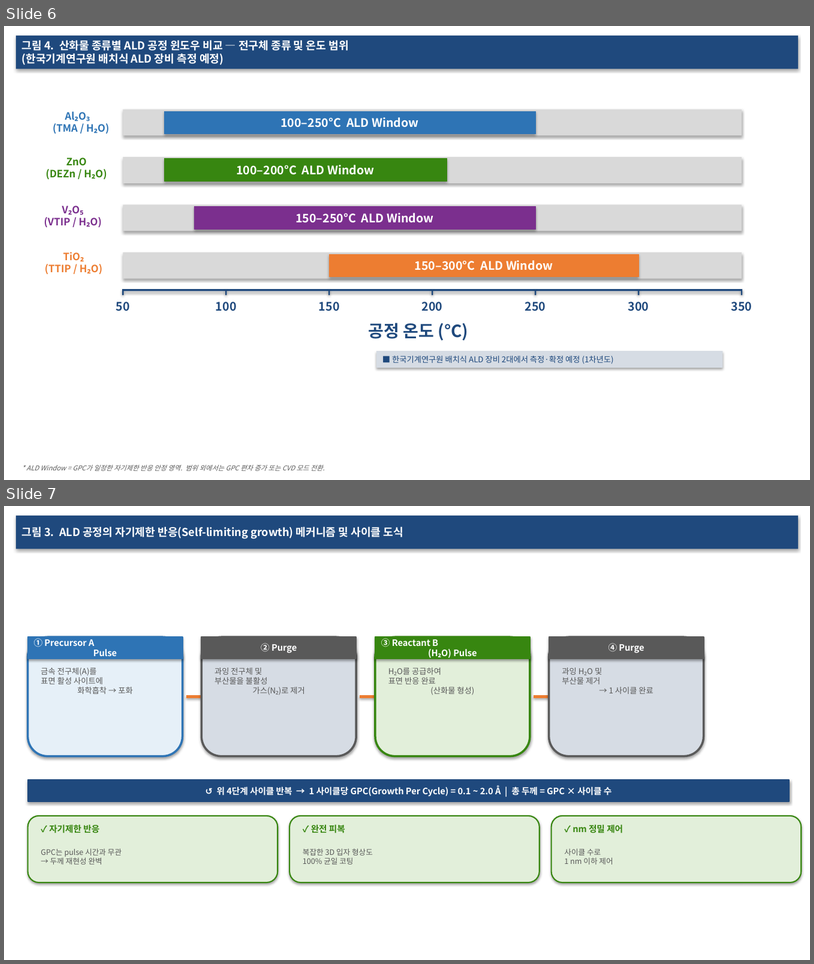
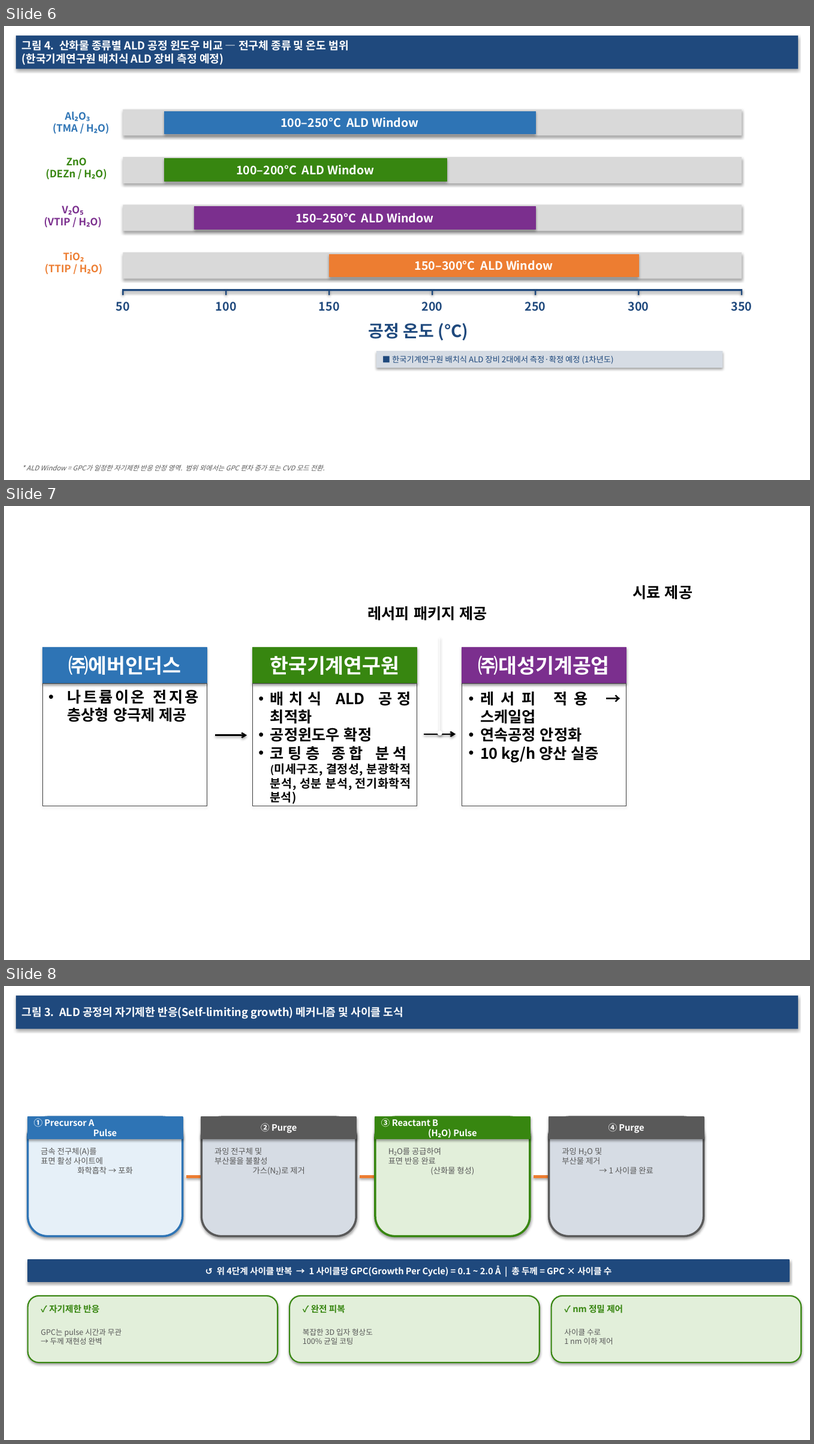
Before and after one commit to Logos365/SMLEE, a slide deck: 030_Project/032_Proposed Project/08_2026년 첨단소재 사업화 기술 개발(성과확장형)/연구개발계획서_기계연_KIMM_그림_v1.pptx.pptx. Shown one above the other, each under a label of ours: slides 6 and 7 before the commit, slides 6, 7 and 8 after it. The pictures are 814x964 and 814x1444 pixels, drawn with LibreOffice and Linux fonts; fonts in the diff are those of the drawing. Boxes give left, top, right and bottom in pixels: in the first picture for what was removed or moved away, otherwise in the second. Text is boxed around its words. In the diff, an @@ line names an element or a change of style, - is before the commit and + after.

Commit message:
vault backup: 2026-05-09 14:02:25

```diff
--- a/030_Project/032_Proposed Project/08_2026년 첨단소재 사업화 기술 개발(성과확장형)/연구개발계획서_기계연_KIMM_그림_v1.pptx.pptx
+++ b/030_Project/032_Proposed Project/08_2026년 첨단소재 사업화 기술 개발(성과확장형)/연구개발계획서_기계연_KIMM_그림_v1.pptx.pptx
@@ slide 7 added at (4, 506, 810, 960), background #FFFFFF @@
@@ text added at (633, 585, 693, 600), 18 pt, text #000000, bold @@
+시료 제공
@@ text added at (368, 606, 488, 621), 18 pt, text #000000, bold @@
+레서피 패키지 제공
@@ arrow added from (440, 638) to (440, 733), #FFFFFF 0.75 pt @@
@@ group added at (42, 647, 626, 805): 6 rectangles @@
+㈜에버인더스
+㈜대성기계공업
+한국기계연구원
@@ text added at (68, 690, 199, 722), 18 pt, text #000000, bold @@
+• 나트륨이온 전지용
+  층상형 양극제 제공
@@ text added at (270, 691, 411, 804), 14 pt, text #000000, bold @@
+• 배치식 ALD 공정 최적화
+• 공정윈도우 확정
+• 코팅층 종합 분석
+  (미세구조, 결정성, 분광학적 분석, 성분 분석, 전기화학적 분석)
@@ text added at (480, 691, 599, 762), 18 pt, text #000000, bold @@
+• 레서피 적용 → 스케일업
+• 연속공정 안정화
+• 10 kg/h 양산 실증
@@ arrow added from (215, 735) to (247, 735), #000000 1.75 pt @@
@@ arrow added from (424, 734) to (456, 734), #000000 1.75 pt @@
@@ what was slide 7 is now slide 8 @@
```
